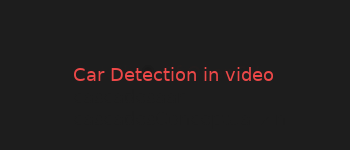
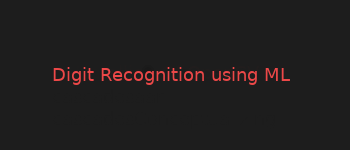
Layer changes from the first w=350, h=150 image to the second:
renamed "Car Detection in video cascade..." to "Digit Recognition using ML cas...", painted on it over (53, 67, 290, 85)
painted on "1 (copy).jpg" over (180, 71, 192, 81)
